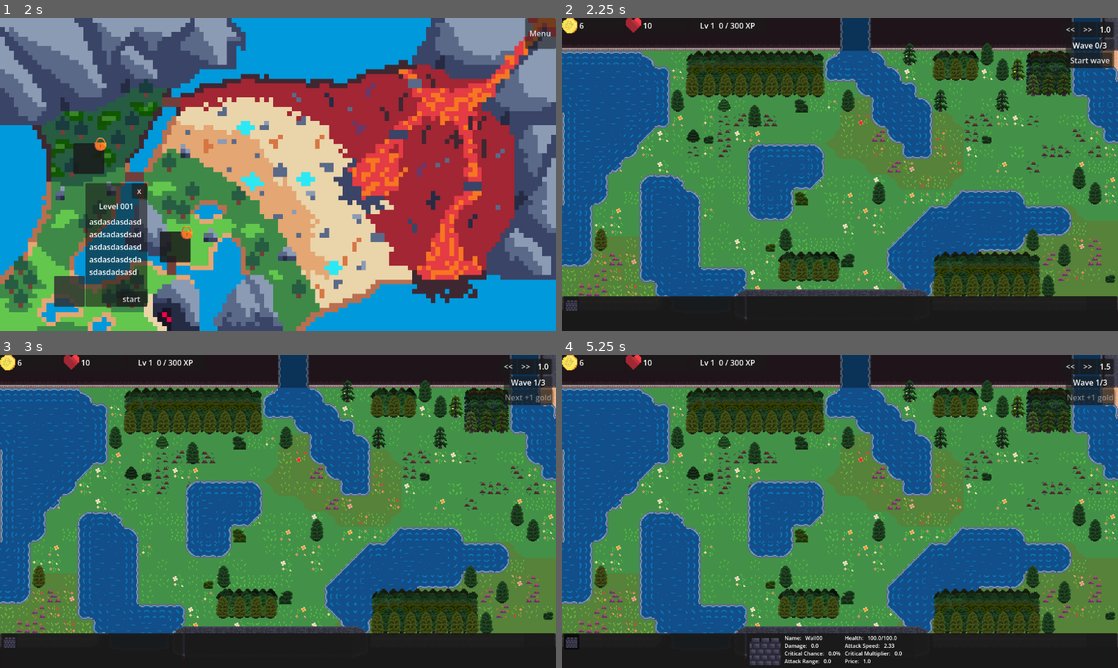
Above: before the commit, frames 1-4 (two rows, left to right).
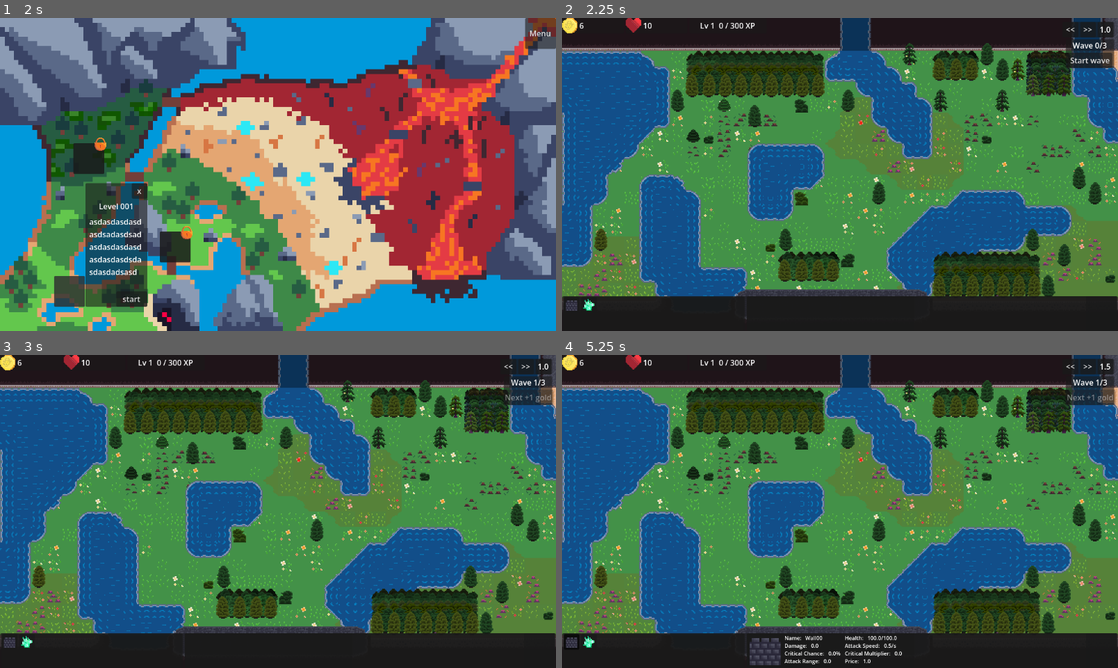
Above: after the commit, the same moments.

Repository: VelluVu/tower_def
Game: Godot game, scene res://scenes/main.tscn
The game is run twice, just before and just after one commit, with the same random seed, the same clock (stepped at 60 frames per second) and the same inputs. The engine's default icon, where the game draws it, is replaced by a stand-in: a white triangle on a blue panel in a dark square.
Inputs (mouse positions are in pixels of both pictures, inside the frame that each line leads up to):
- Up to frame 1 (2 s): click "Start New Game" at 0.5 s; click (66, 290) at 1.27 s
- Up to frame 2 (2.25 s): click "start" at 2 s
- Up to frame 3 (3 s): click "Start wave" at 2.75 s
- Up to frame 4 (5.25 s): click "<<" at 3.5 s; click ">>" at 4.25 s; click (573, 642) at 5.02 s

Frame 1 is identical in both runs. In frame 2, less than 0.1% of the frame differs, in the area x 3-6%, y 89-94%; in frame 3, less than 0.1%; in frame 4, less than 0.1%, in the area x 3-61%, y 89-94%.

Commit message:
Fix playtest bugs: unlocks, progress, enemy freeing, cards and display
- Wall is always buildable, each level progress unlocks one tower (level 1 was walls only)
- Continue unlocks the level after the cleared one instead of always +1
- Free enemies after death (animation, gore, fade) and at the end point
- Walls update their sprite when a neighbour is sold
- Stat panel: unrounded damage, attack speed per second independent of game speed
- Leak costs the enemy's own damage only (was unit + melee skill damage)
- Chosen cards are refitted when a building's element changes
- Homing bolts and animations follow game speed (is_connected -> connect)
- Element leaf with a new skill still applies element, glow and modifiers
- Swampling health and Beefling melee crit values match their base values
- Smaller fixes: wave panel after loss, no building behind the completed menu,
  beam target check, stop-attack timer, builder duplicate check, null guards

Co-Authored-By: Claude Opus 5.5 <noreply@anthropic.com>

Diff:
--- a/scenes/level/level.gd
+++ b/scenes/level/level.gd
@@ -277,6 +277,8 @@
 		return
 
 	if not player_stats.is_alive:
+		#otherwise the wave panel keeps the early start bonus of the lost wave
+		_emit_wave_state()
 		return
 
 	if wave_runner.is_last_wave_started:
--- a/scenes/level/player_stats.gd
+++ b/scenes/level/player_stats.gd
@@ -21,7 +21,8 @@
 
 
 func _on_enemy_reach_base(enemy : Enemy) -> void:
-	life -= round(enemy.stats.get_stat_value(Utils.StatType.Damage) + enemy.skill.stats.get_stat_value(Utils.StatType.Damage))
+	#the enemy's own damage is its leak cost, the melee skill's damage is only for hitting buildings
+	life -= round(enemy.stats.get_stat_value(Utils.StatType.Damage))
 	GameSignals.resource_change.emit(life, 1)
 	if life <= 0:
 		lose()
--- a/scenes/main.gd
+++ b/scenes/main.gd
@@ -56,7 +56,8 @@
 
 
 func _on_continue_next_level_pressed() -> void:
-	PlayerProgress.level_progress += 1
+	#unlocks the level after the cleared one; replaying an earlier level never lowers or skips progress
+	PlayerProgress.level_progress = scene_manager.current_level_number + 1
 	PlayerProgress.save_progress()
 	ui.load_game_world_map(false)
 
--- a/scenes/scene_manager/scene_manager.gd
+++ b/scenes/scene_manager/scene_manager.gd
@@ -19,6 +19,7 @@
 @export var level_scenes : Array[PackedScene]
 
 var current_level : Node = null
+var current_level_number : int = 0
 var loaded_ui_scenes : Array[Node]
 var loaded_level_scenes : Array[Node]
 
@@ -28,9 +29,10 @@
 func load_level_by_number(level_number : int, parent_scene : Node) -> void:
 	for level in level_scenes:
 		var current_level_name_formatted : String = _remove_ending_after_marking_from_file_name(level.get_path(), SLASH, ENDING_CHAR_COUNT)
-		var current_level_number = _get_level_number_from_level_name(current_level_name_formatted)
-
-		if current_level_number == level_number:
+		var file_level_number : int = _get_level_number_from_level_name(current_level_name_formatted)
+
+		if file_level_number == level_number:
+			current_level_number = level_number
 			current_level = level.instantiate()
 			parent_scene.add_child(current_level)
 			return
@@ -94,7 +96,9 @@
 
 
 func unload_current_level():
-	current_level.queue_free()
+	if is_instance_valid(current_level):
+		current_level.queue_free()
+	current_level = null
 
 
 func unload_scene_by_name(scene_name : String, scene_type : SceneType):
@@ -148,6 +152,7 @@
 
 	if not dir:
 		push_warning(name, FOLDER_PATH_WARNING, directory_path)
+		return
 
 	var file_names : PackedStringArray = dir.get_files()
 	_find_and_append_all_ui_scenes_from_file_names_in_directory_path(file_names, directory_path)
--- a/scenes/ui/bottom_panel/horizontal_stat_field.gd
+++ b/scenes/ui/bottom_panel/horizontal_stat_field.gd
@@ -1,6 +1,8 @@
 class_name HorizontalStatField
 extends HBoxContainer
 
+
+const PER_SECOND_TEXT : String = "/s"
 
 @onready var stat_name : Label = $StatName
 @onready var value : Label = $Value
@@ -18,10 +20,10 @@
 			value.text = str(actor_stats.get_stat_value(Utils.StatType.Health)) + "/" + str(actor_stats.get_stat_value(Utils.StatType.MaxHealth))
 		Utils.StatType.Damage:
 			stat_name.text = "Damage:"
-			value.text = str(round(main_skill.stats.get_stat_value(Utils.StatType.Damage)))
+			value.text = str(snapped(main_skill.stats.get_stat_value(Utils.StatType.Damage), 0.01))
 		Utils.StatType.AttackSpeed:
 			stat_name.text = "Attack Speed:"
-			value.text = str(snapped(main_skill.attack_speed, 0.01))
+			value.text = str(snapped(main_skill.attack_speed, 0.01)) + PER_SECOND_TEXT
 		Utils.StatType.CriticalChance:
 			stat_name.text = "Critical Chance:"
 			value.text = str(snapped((main_skill.stats.get_stat_value(Utils.StatType.CriticalChance)), 0.01) * 100.0) + "%"
--- a/scenes/unit/animation_control.gd
+++ b/scenes/unit/animation_control.gd
@@ -74,7 +74,7 @@
 func _ready() -> void:
 	#event from game control, when the time scale is changed
 	if not GameSignals.time_scale_change.is_connected(_on_time_scale_change):
-		GameSignals.time_scale_change.is_connected(_on_time_scale_change)
+		GameSignals.time_scale_change.connect(_on_time_scale_change)
 
 	#check the current time scale when this object is ready
 	_on_time_scale_change(Utils.game_control.time_scale)
--- a/scenes/unit/building/builder.gd
+++ b/scenes/unit/building/builder.gd
@@ -55,6 +55,7 @@
 	GameSignals.sell_building.connect(_on_building_sell)
 	GameSignals.building_destroyed.connect(_on_building_destroyed)
 	GameSignals.lose_game.connect(_on_lose_game)
+	GameSignals.level_completed.connect(_on_level_completed)
 	UISignals.game_play_interface_loaded.connect(_on_game_interface_loaded)
 	_get_buildings()
 
@@ -93,6 +94,12 @@
 	_stop_building_placement()
 
 
+#the level stays running behind the completed menu, so building has to stop by hand
+func _on_level_completed(_level : Level) -> void:
+	_stop_building_placement()
+	is_ready_to_build = false
+
+
 func _on_building_sell(_building : Building):
 	remove_building(_building)
 
@@ -108,6 +115,8 @@
 func _on_level_loaded(_level : Level) -> void:
 	placed_buildings.clear()
 	placed_building_id = 0
+	#a menu freed under the cursor may never send mouse_on_gui(false)
+	is_cursor_on_gui = false
 	level = _level
 	UISignals.building_option_selected.connect(_on_building_placement_selected)
 	UISignals.building_option_deselected.connect(_on_building_placement_deselected)
@@ -120,7 +129,8 @@
 
 
 func _update_building_options_by_progress() -> void:
-	var buildings_available : int = PlayerProgress.level_progress
+	#the wall (id 0) is always available, every level progress unlocks one tower
+	var buildings_available : int = PlayerProgress.level_progress + 1
 
 	if GameSignals.testing:
 		buildings_available = buildings.size()
@@ -290,10 +300,9 @@
 			push_error(UNABLE_TO_FIND_LEVEL_RESOURCE_ERROR, full_path)
 			continue
 
-		if not buildings.is_empty():
-			for element in buildings:
-				if element.scene.get_path() == full_path:
-					continue
+		#skip elements already set in the inspector
+		if buildings.any(func(element : BuildingListElement) -> bool: return element.resource_path == full_path):
+			continue
 
 		buildings.append(ResourceLoader.load(full_path))
 	buildings.sort_custom(sort_by_id)
--- a/scenes/unit/building/tower.gd
+++ b/scenes/unit/building/tower.gd
@@ -27,6 +27,8 @@
 	super()
 	_connect_range_stats()
 	GameSignals.enemy_destroyed.connect(_on_enemy_destroyed)
+	#an enemy at the end point is freed, so it leaves the targets the same way
+	GameSignals.enemy_reached_end_point.connect(_on_enemy_destroyed)
 
 	if range_area == null:
 		push_warning(RANGE_AREA_OBJECT_NULL_ERROR_MESSAGE)
--- a/scenes/unit/building/trap.gd
+++ b/scenes/unit/building/trap.gd
@@ -22,6 +22,10 @@
 
 	if not GameSignals.enemy_destroyed.is_connected(_on_enemy_destroyed):
 		GameSignals.enemy_destroyed.connect(_on_enemy_destroyed)
+
+	#an enemy at the end point is freed, so it leaves the targets the same way
+	if not GameSignals.enemy_reached_end_point.is_connected(_on_enemy_destroyed):
+		GameSignals.enemy_reached_end_point.connect(_on_enemy_destroyed)
 
 	if range_area == null:
 		push_warning(RANGE_AREA_OBJECT_NULL_ERROR_MESSAGE)
--- a/scenes/unit/building/wall.gd
+++ b/scenes/unit/building/wall.gd
@@ -37,13 +37,15 @@
 
 		_update_sprite()
 
-		if not GameSignals.building_destroyed.is_connected(_on_building_destroyed):
-			GameSignals.building_destroyed.connect(_on_building_destroyed)
+		if not GameSignals.building_destroyed.is_connected(_on_building_removed):
+			GameSignals.building_destroyed.connect(_on_building_removed)
+		if not GameSignals.sell_building.is_connected(_on_building_removed):
+			GameSignals.sell_building.connect(_on_building_removed)
 		if not GameSignals.building_placed.is_connected(_on_building_placed):
 			GameSignals.building_placed.connect(_on_building_placed)
 
 
-func _on_building_destroyed(building : Building) -> void:
+func _on_building_removed(building : Building) -> void:
 	if building is Trap:
 		return
 
--- a/scenes/unit/enemy/enemies/beefling.tscn
+++ b/scenes/unit/enemy/enemies/beefling.tscn
@@ -317,7 +317,7 @@
 [node name="CriticalChance" type="Node" parent="MeleeAttack/Stats"]
 script = ExtResource("15_blw40")
 base_value = 0.15
-value = 0.1
+value = 0.15
 type = 7
 
 [node name="CriticalMultiplier" type="Node" parent="MeleeAttack/Stats"]
--- a/scenes/unit/enemy/enemies/swampling.tscn
+++ b/scenes/unit/enemy/enemies/swampling.tscn
@@ -359,7 +359,7 @@
 [node name="Health" type="Node" parent="Stats"]
 script = ExtResource("14_c6gai")
 base_value = 30.0
-value = 200.0
+value = 30.0
 
 [node name="Damage" type="Node" parent="Stats"]
 script = ExtResource("14_c6gai")
--- a/scenes/unit/enemy/enemy.gd
+++ b/scenes/unit/enemy/enemy.gd
@@ -8,6 +8,9 @@
 const GRID_UPDATE_ERROR : String = ", level is still initializing, unable to react to grid update"
 const END_POINT_PATHING_ERROR : String = " can't path to the end point distance: "
 const PATH_TO_STAT_RESOURCE : String = "res://scenes/unit/stats/stat_resources/enemy_stats/"
+const MODULATE_ALPHA_PROPERTY : String = "modulate:a"
+const CORPSE_FADE_TIME : float = 1.0
+const NO_FREE_POSITION_WARNING : String = " unable to find free position, destroying building in the way."
 
 @onready var collider : CollisionShape2D = $CollisionShape2D
 @onready var animation_control : AnimationControl = $AnimatedSprite2D
@@ -199,6 +202,22 @@
 	animation_control.play_animation(GlobalAnimationNames.DEATH_ANIMATION)
 	GameSignals.enemy_destroyed.emit(self)
 	deactivate()
+	_free_after_death()
+
+
+#the corpse stays until the death animation and the gore (which leaves the blood splats) have finished
+func _free_after_death() -> void:
+	if animation_control.is_playing():
+		await animation_control.animation_finished
+
+	while gore_emitter.is_emitting():
+		await get_tree().process_frame
+
+	var fade : Tween = create_tween()
+	fade.set_speed_scale(current_time_scale)
+	fade.tween_property(self, MODULATE_ALPHA_PROPERTY, 0.0, CORPSE_FADE_TIME)
+	await fade.finished
+	queue_free()
 
 
 func get_building_in_next_waypoint() -> Building:
@@ -215,8 +234,12 @@
 	if not cells.is_empty():
 		return level.grid_position_to_world(cells.pick_random())
 
-	level.get_building_from_cell_position(grid_position).destroy_building()
-	push_warning(name, " unable to find free position, destroying building in the way.")
+	var building_in_cell : Building = level.get_building_from_cell_position(grid_position)
+
+	if building_in_cell != null:
+		building_in_cell.destroy_building()
+		push_warning(name, NO_FREE_POSITION_WARNING)
+
 	return global_position
 
 
@@ -354,3 +377,4 @@
 		GameSignals.enemy_reached_end_point.emit(self)
 		deactivate()
 		hide()
+		queue_free()
--- a/scenes/unit/evolve_tree/element_evolve_leaf.gd
+++ b/scenes/unit/evolve_tree/element_evolve_leaf.gd
@@ -45,10 +45,9 @@
 		if new_animated_sprite_scene != null:
 			actor.replace_animation_control(new_animated_sprite_scene)
 
-		#if new skill the damage data of skill will be included to the scene
+		#the rest applies to the swapped skill too: the element, glow and modifiers must not be skipped
 		if new_skill_scene != null:
 			actor.replace_skill(new_skill_scene)
-			return
 
 		if new_projectile_scene != null:
 			actor.skill.new_projectile(new_projectile_scene)
--- a/scenes/unit/evolve_tree/evolve_tree.gd
+++ b/scenes/unit/evolve_tree/evolve_tree.gd
@@ -4,7 +4,18 @@
 ## Holds a building type's gold upgrade data and its ElementEvolveLeaf options; BuildingTypeUpgrades
 ## offers them in the selection panel and applies them to every building of the type at once.
 
+signal element_changed(element : Utils.Element)
+
 @export var upgrade_data : BuildingUpgradeData = null
 
 var is_visited : bool = true
-var evolve_element : Utils.Element = Utils.Element.Physical
+var evolve_element : Utils.Element = Utils.Element.Physical :
+	set = _set_evolve_element
+
+
+func _set_evolve_element(value : Utils.Element) -> void:
+	if evolve_element == value:
+		return
+
+	evolve_element = value
+	element_changed.emit(evolve_element)
--- a/scenes/unit/gore_emitter.gd
+++ b/scenes/unit/gore_emitter.gd
@@ -15,6 +15,10 @@
 	gore.emitter_name = get_parent().name
 	gore.amount = round(damage_data.damage * 2)
 	gore.emitting = true
+
+
+func is_emitting() -> bool:
+	return pool.any(func(gore : GoreEffect) -> bool: return gore.emitting)
 
 
 func get_gore() -> GoreEffect:
--- a/scenes/unit/skills/beam.gd
+++ b/scenes/unit/skills/beam.gd
@@ -49,6 +49,12 @@
 
 func activate() -> void:
 	super()
+
+	#the target can die or leave during the cast
+	if not is_valid_target:
+		stop()
+		return
+
 	is_active = true
 
 
@@ -110,5 +116,6 @@
 	line.texture = beam_texture
 
 
+#damage ticks per second, independent of game speed
 func _get_attack_speed() -> float:
-	return damage_timer.wait_time
+	return 1.0 / damage_timer.base_wait_time if damage_timer.base_wait_time > 0.0 else 0.0
--- a/scenes/unit/skills/launch_projectile.gd
+++ b/scenes/unit/skills/launch_projectile.gd
@@ -1,6 +1,8 @@
 class_name LaunchProjectile
 extends Skill
 
+
+const STOP_ATTACK_DELAY : float = 1.0
 
 @export var projectile_scene : PackedScene
 
@@ -35,9 +37,16 @@
 	skill_data.max_range = stats.get_range_in_tiles()
 	projectile.launch(skill_data)
 
+	#without a cast the attack animation gets a moment before stopping; the timer pauses with the game,
+	#follows the game speed, and its connection is dropped if the tower is sold meanwhile
 	if cast_timer.wait_time == 0:
-		await get_tree().create_timer(1.0).timeout
+		get_tree().create_timer(STOP_ATTACK_DELAY / current_time_scale, false).timeout.connect(_play_stop_attack_animation)
+		return
 
+	_play_stop_attack_animation()
+
+
+func _play_stop_attack_animation() -> void:
 	actor.animation_control.play_animation(GlobalAnimationNames.STOP_ATTACK_ANIMATION, cooldown_timer.time_left, true)
 
 
--- a/scenes/unit/skills/projectiles/homing_bolt.gd
+++ b/scenes/unit/skills/projectiles/homing_bolt.gd
@@ -43,7 +43,7 @@
 	if not animation_control.animation_finished.is_connected(_on_animation_finished):
 		animation_control.animation_finished.connect(_on_animation_finished)
 	if not GameSignals.time_scale_change.is_connected(_on_time_scale_change):
-		GameSignals.time_scale_change.is_connected(_on_time_scale_change)
+		GameSignals.time_scale_change.connect(_on_time_scale_change)
 
 
 func _physics_process(delta: float) -> void:
--- a/scenes/unit/skills/skill.gd
+++ b/scenes/unit/skills/skill.gd
@@ -254,5 +254,7 @@
 	return _damage_data
 
 
+#attacks per second, independent of game speed
 func _get_attack_speed() -> float:
-	return (cast_timer.wait_time + cooldown_timer.wait_time)
+	var attack_time : float = cast_timer.base_wait_time + cooldown_timer.base_wait_time
+	return 1.0 / attack_time if attack_time > 0.0 else 0.0
--- a/scenes/upgrades/level_upgrades.gd
+++ b/scenes/upgrades/level_upgrades.gd
@@ -14,6 +14,8 @@
 var is_finished : bool = false
 var offered_cards : Array[UpgradeCard]
 var chosen_cards : Array[UpgradeCard]
+#building -> {UpgradeCard: ModifierData}, kept so a card can be taken off when the element changes
+var applied_cards : Dictionary[Building, Dictionary] = {}
 
 var level : Level :
 	get:
@@ -29,6 +31,8 @@
 func _ready() -> void:
 	GameSignals.enemy_destroyed.connect(_on_enemy_destroyed)
 	GameSignals.building_placed.connect(_on_building_placed)
+	GameSignals.sell_building.connect(_on_building_removed)
+	GameSignals.building_destroyed.connect(_on_building_removed)
 	GameSignals.level_completed.connect(_on_level_finished)
 	GameSignals.lose_game.connect(_on_level_finished)
 	UISignals.upgrade_card_selected.connect(_on_upgrade_card_selected)
@@ -63,8 +67,31 @@
 	if not _is_upgradable(building):
 		return
 
+	#BuildingTypeUpgrades has already set the type's element, later element changes refit the cards
+	building.evolve_tree.element_changed.connect(_on_element_changed.bind(building))
+
 	for card in chosen_cards:
 		_apply_stat_card(building, card)
+
+
+func _on_building_removed(building : Building) -> void:
+	applied_cards.erase(building)
+
+
+#a card that fit the old element comes off, a chosen card that fits the new one goes on
+func _on_element_changed(_element : Utils.Element, building : Building) -> void:
+	var cards : Dictionary = applied_cards.get(building, {})
+
+	for card in chosen_cards:
+		var fits : bool = UpgradeRules.fits_tower(card.resource, building.skill, building.evolve_tree.evolve_element, upgrade_level)
+
+		if fits and not cards.has(card):
+			_apply_stat_card(building, card)
+		elif not fits and cards.has(card):
+			building.modifier_manager.remove_modifier(cards[card])
+			cards.erase(card)
+
+	building.stats_changed.emit()
 
 
 func _on_upgrade_card_selected(index : int) -> void:
@@ -127,7 +154,13 @@
 	if not UpgradeRules.fits_tower(card.resource, building.skill, building.evolve_tree.evolve_element, upgrade_level):
 		return
 
-	building.modifier_manager.add_modifier(card.get_modifier_data())
+	var modifier_data : ModifierData = card.get_modifier_data()
+	building.modifier_manager.add_modifier(modifier_data)
+
+	if not applied_cards.has(building):
+		applied_cards[building] = {}
+
+	applied_cards[building][card] = modifier_data
 	building.stats_changed.emit()
 
 
